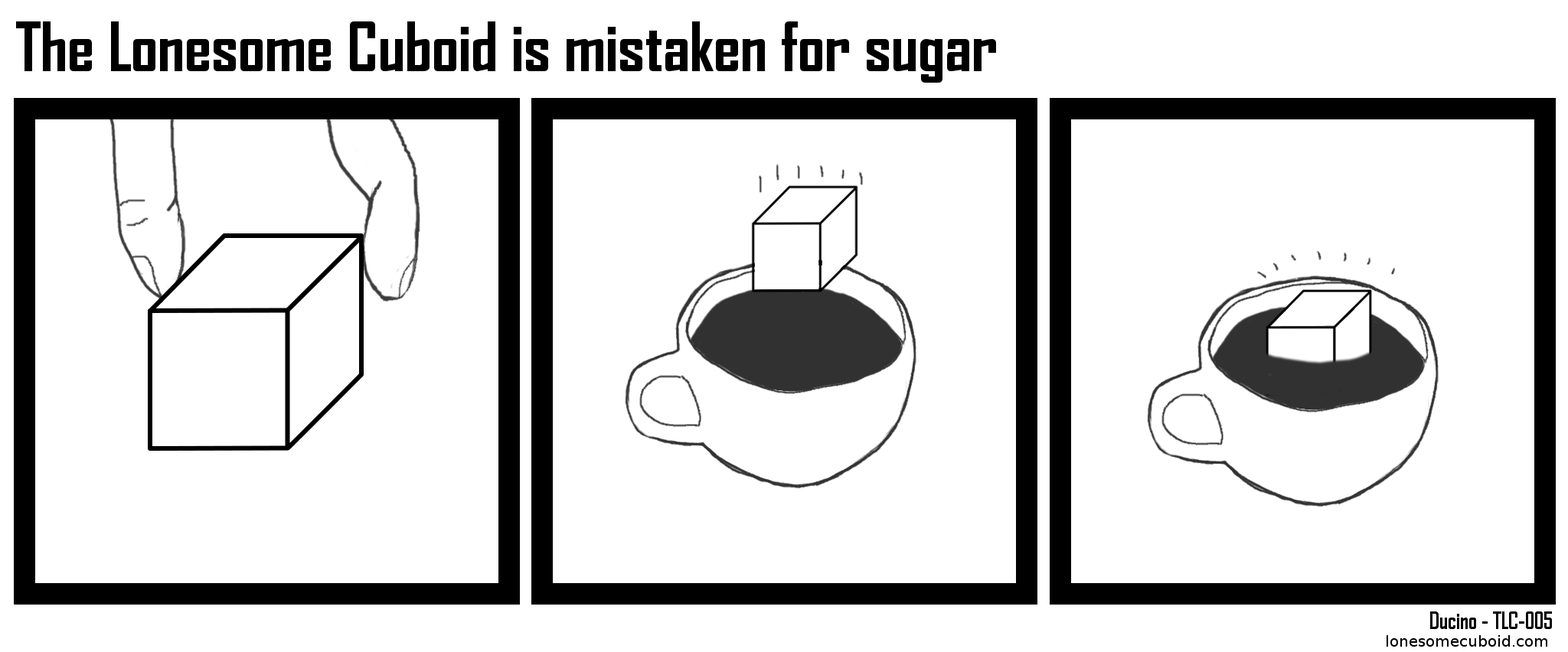
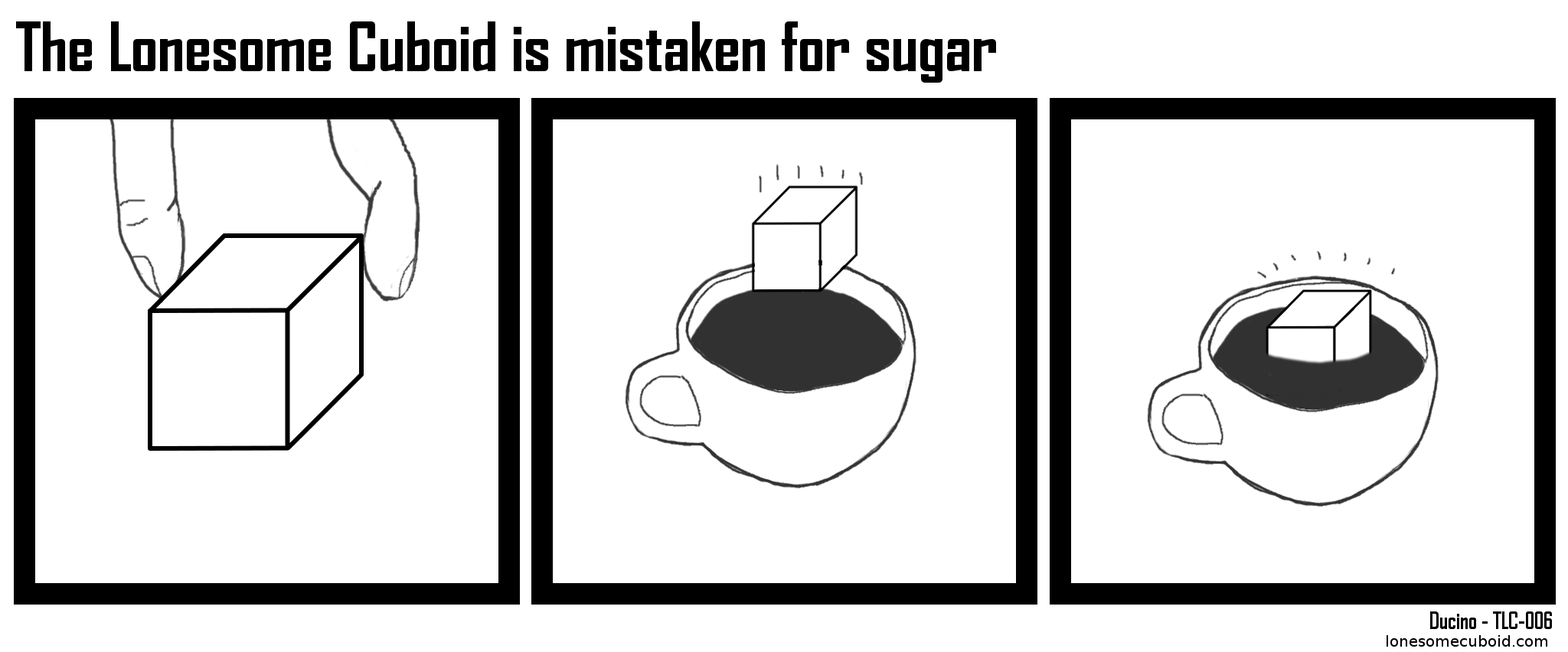
Comparing the layer stacks of the two 1568 × 652 images. Changes:
renamed "Ducino - TLC-005" to "Ducino - TLC-006", painted on it over <box>1544,611,1552,630</box>
